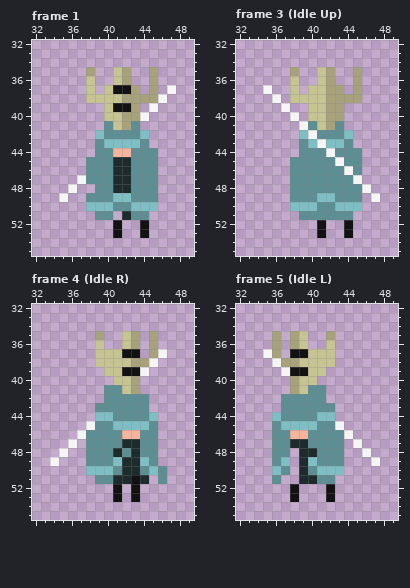
Two states of a pixel-art file, Assets/ASEPRITE/Hero 1.aseprite. This is how it looked before the edit.
82x91 pixels, 106 frames. Colours within 5 levels of each other are drawn and written as one. Shown: frame 1: x 32..49, y 32..55; frame 3 (Idle Up): x 32..49, y 32..55; frame 4 (Idle R): x 32..49, y 32..55; frame 5 (Idle L): x 32..49, y 32..55. The old version is drawn lined up with the new one, on the new canvas. The commit also changed other frames, which this record leaves out.
Now the later version:
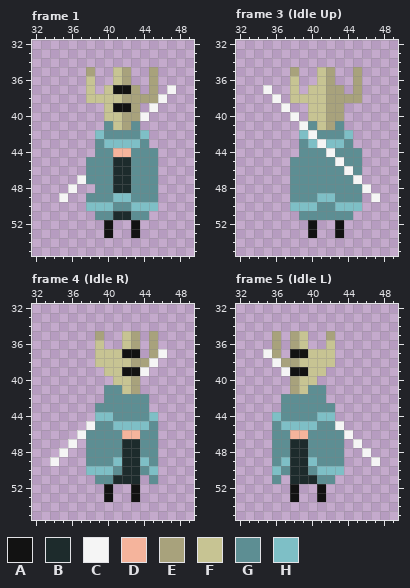
Palette (. is transparent): A #121212  B #1d2b2c  C #f5f5f5  D #f5b49c  E #a8a27c  F #c7c493  G #5d8e93  H #7ebfc6
The exact change:
canvas 82x91 -> 84x91
--- frame 1
@@ x 38..46 @@
 50 HHHGGHHH.
-51 .GG.BGG..
-52 ...A..A..
-53 ...A..A..
+51 .GGBBGG..
+52 ..A..A...
+53 ..A..A...
 54 .........
--- frame 3 (Idle Up)
@@ x 38..46 @@
 51 .GGGGGG..
-52 ...A..A..
-53 ...A..A..
+52 ..A..A...
+53 ..A..A...
 54 .........
--- frame 4 (Idle R)
@@ x 38..48 @@
 47 GGGGBBGG...
-48 GGGBGBGG...
+48 GGGGBBGG...
 49 GGGHBBHG...
-50 HHHGBBGHG..
-51 .GGBBAB.G..
-52 ...A.A.....
-53 ...A.A.....
+50 HHHGBBGH...
+51 .GGBBB.G...
+52 ..A..A.....
+53 ..A..A.....
 54 ...........
--- frame 5 (Idle L)
@@ x 36..44 @@
 47 GGBBGGGG.
-48 GG.BBGGG.
-49 GH.BHGGG.
-50 HG.BGHHH.
-51 G..BBGG..
-52 ..A...A..
-53 ..A...A..
+48 GGBBGGGG.
+49 GHBBHGGG.
+50 HGBBGHHH.
+51 G.BBBGG..
+52 ..A..A...
+53 ..A..A...
 54 .........
Changed places in both pictures, as pixel boxes (x1, y1, x2, y2):
changed: (104, 211, 149, 238)
changed: (308, 220, 353, 238)
changed: (104, 448, 167, 502)
changed: (290, 448, 335, 502)
